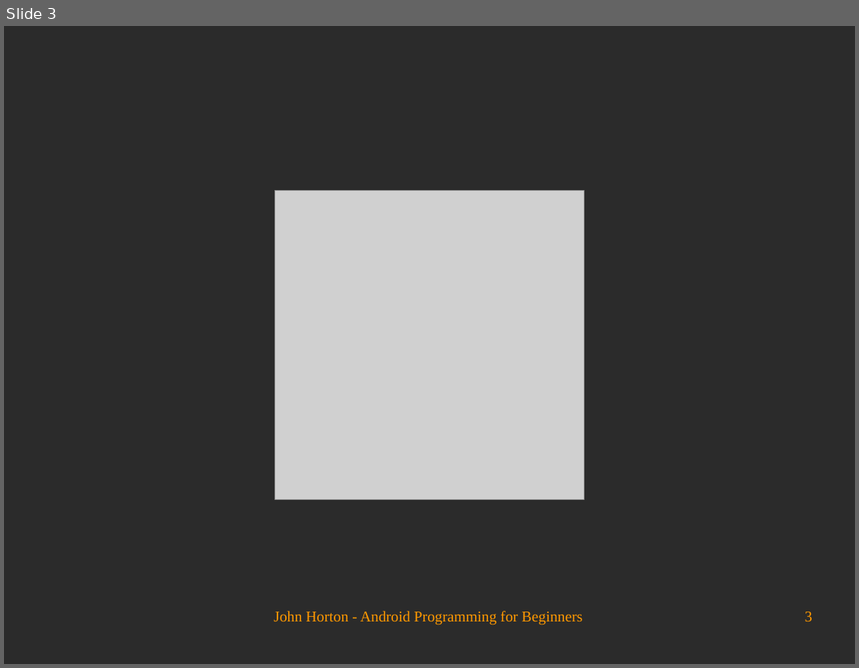
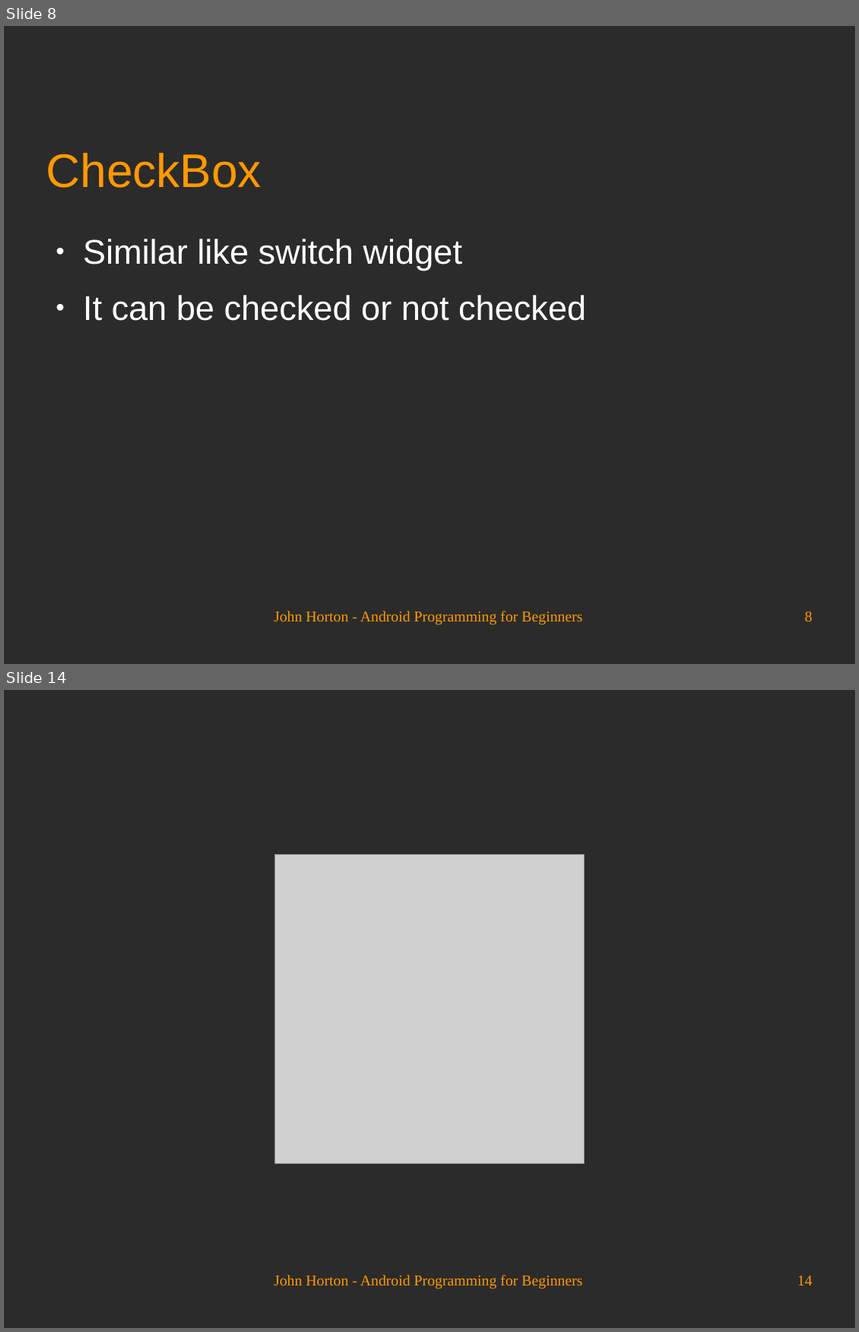
Before and after one commit to Academy-Soft-Intellect/Android-Programming-for-Beginners, a slide deck: 11_Widget_Mania.odp. Shown one above the other, each under a label of ours: slide 3 before the commit, slides 8 and 14 after it; the slides between them are not shown. The pictures are 859x668 and 859x1332 pixels, drawn with LibreOffice and Linux fonts; fonts in the diff are those of the drawing; grey boxes stand for pictures; background and template pictures are left out; a plain dark background stands for a picture behind light text. Boxes give left, top, right and bottom in pixels: in the first picture for what was removed or moved away, otherwise in the second. Text is boxed around its words. In the diff, an @@ line names an element or a change of style, - is before the commit and + after.

```diff
--- a/11_Widget_Mania.odp
+++ b/11_Widget_Mania.odp
@@ slide 8 added at (x1=4, y1=26, x2=855, y2=664), background picture (left out) @@
@@ title added at (x1=47, y1=153, x2=262, y2=188), 44 pt, text #FF9900 @@
+CheckBox
@@ text added at (x1=83, y1=239, x2=586, y2=321), 32 pt, text #FFFFFF @@
+● Similar like switch widget
+● It can be checked or not checked
@@ text added at (x1=274, y1=611, x2=582, y2=626), 14 pt, text #FF9900 @@
+John Horton - Android Programming for Beginners
@@ page number added at (x1=805, y1=612, x2=813, y2=622), 14 pt, text #FF9900 @@
+8
@@ what was slide 3 is now slide 14 @@
@@ page number at (x1=797, y1=1276, x2=813, y2=1286): text changed @@
-3
+14
```
Also in this commit, not shown: 1 slide changed, 11 other slides added, 1 slide removed.
